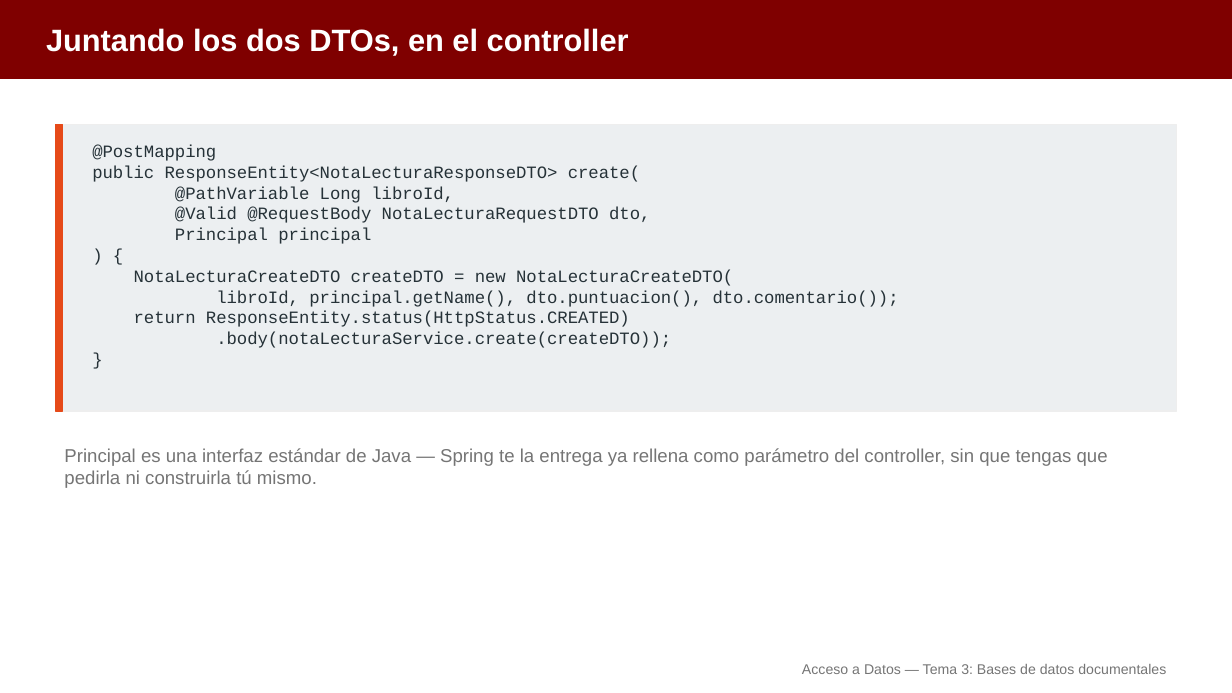
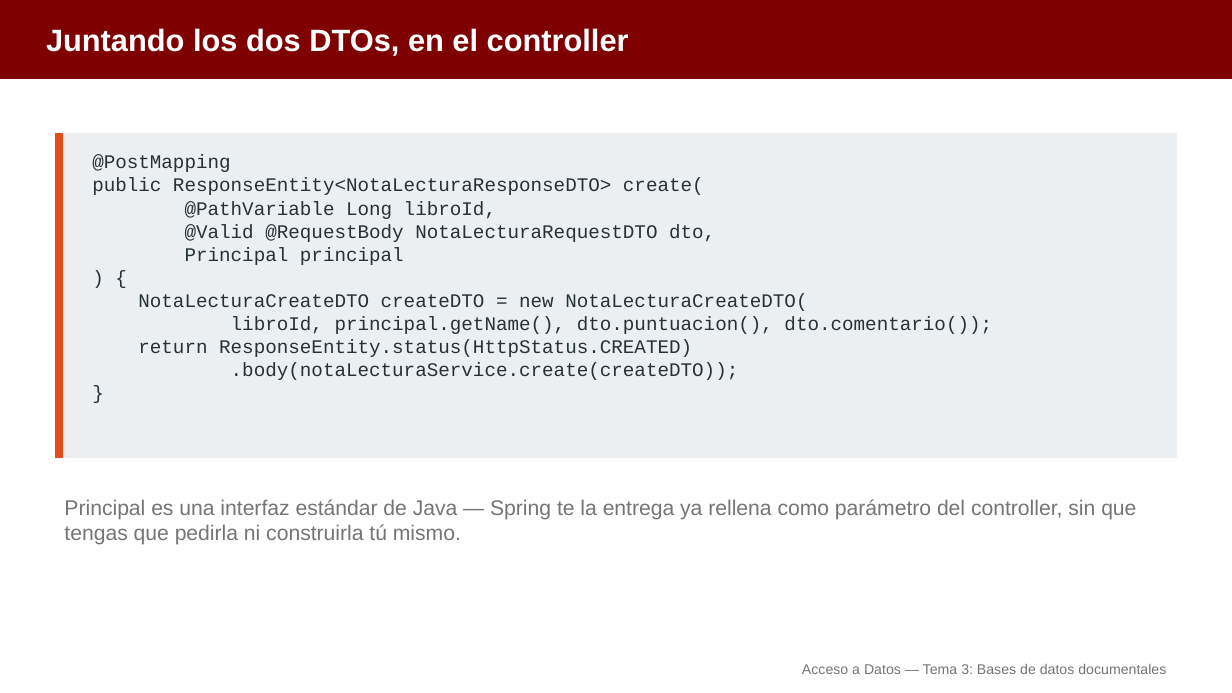
Before and after one commit to aitorventura/acceso-a-datos, a slide deck: slide 23 of tema3/diapositivas/conexion-mongodb.pptx. Drawn at 1232x693 pixels with LibreOffice and Linux fonts; fonts in the diff are those of the drawing. Boxes give left, top, right and bottom in pixels: in the first picture for what was removed or moved away, otherwise in the second. Text is boxed around its words. In the diff, an @@ line names an element or a change of style, - is before the commit and + after.

```diff
--- a/tema3/diapositivas/conexion-mongodb.pptx
+++ b/tema3/diapositivas/conexion-mongodb.pptx
@@ rectangle: place and size @@
-rectangle at <box>55,125,1177,411</box>
+rectangle at <box>55,134,1177,457</box>
@@ rectangle: place and size @@
-rectangle at <box>55,125,63,411</box>
+rectangle at <box>55,134,63,457</box>
@@ text "@PostMapping": place and size @@
-text "@PostMapping" at <box>92,145,899,348</box>
+text "@PostMapping" at <box>92,155,992,380</box>
@@ text "@PostMapping" at <box>92,155,992,380</box>: size 13.5 to 15 pt @@
@@ text "Principal es una interfaz estándar ...": place and size @@
-text "Principal es una interfaz estándar ..." at <box>64,448,1108,488</box>
+text "Principal es una interfaz estándar ..." at <box>64,499,1136,545</box>
@@ text "Principal es una interfaz estándar ..." at <box>64,499,1136,545</box>: size 14.5 to 16.5 pt @@
```
Also in this commit, not shown: 26 other slides changed, 15 other files.
